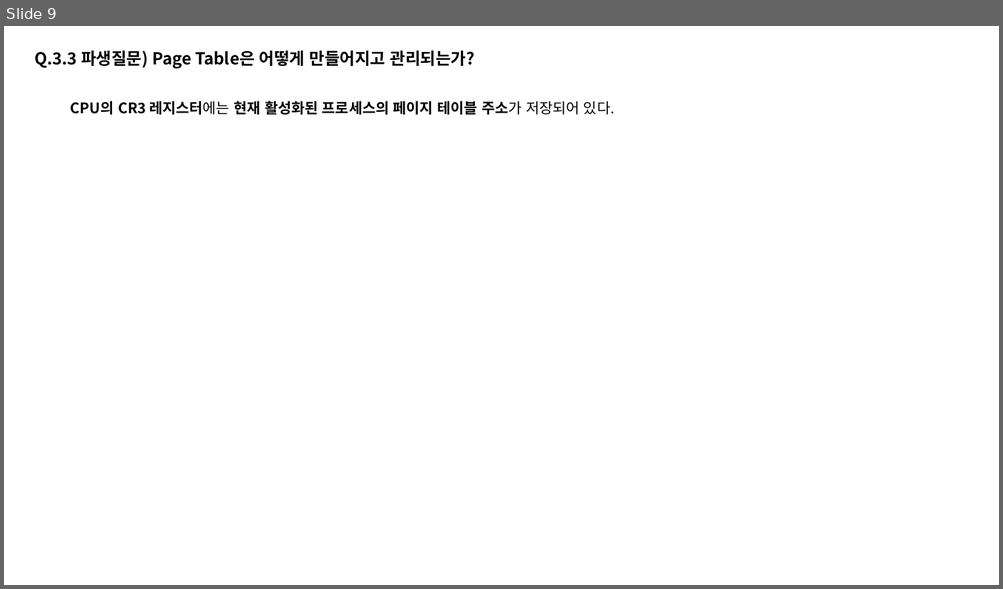
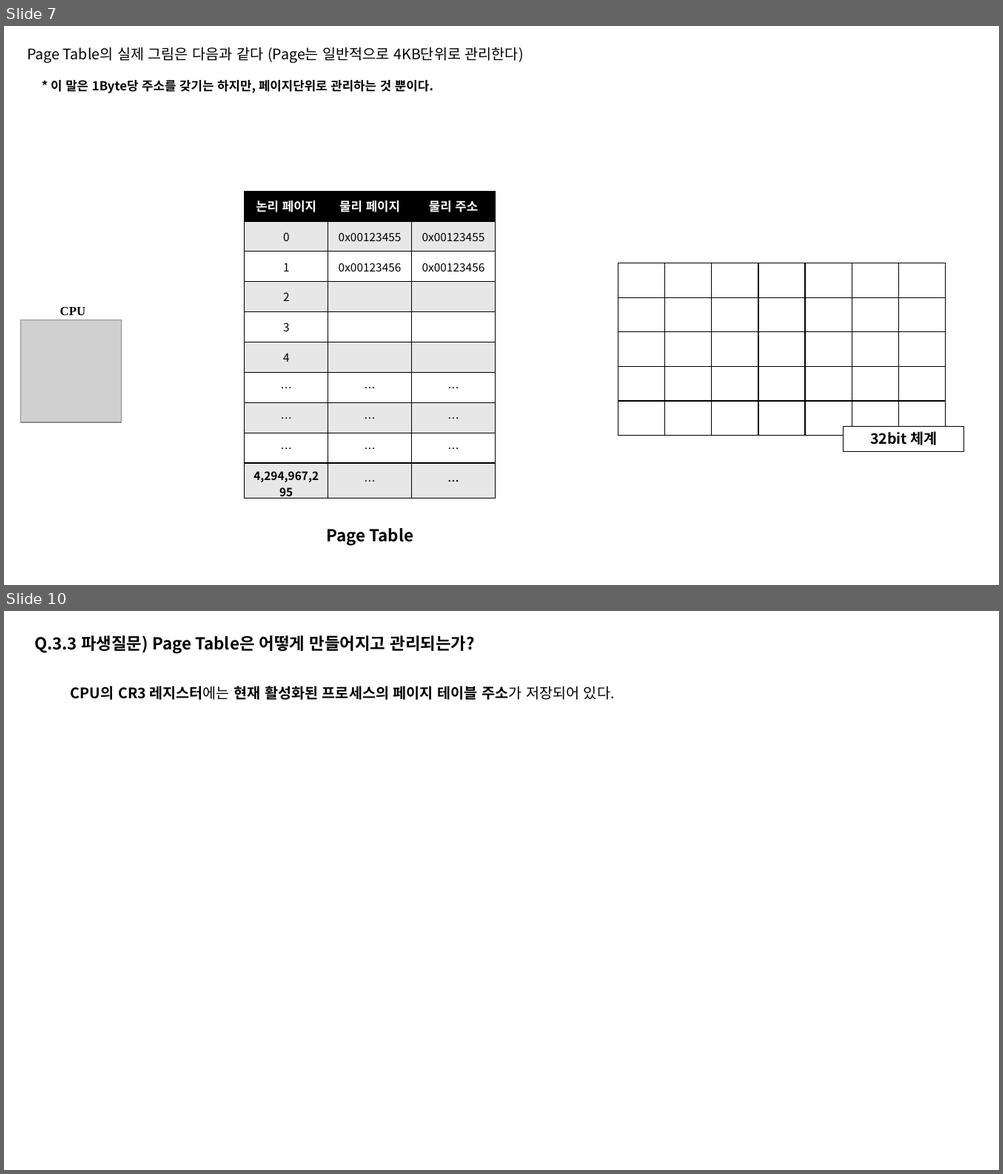
Before and after one commit to taehyuklee/C-CppStudy, a slide deck: CSwithC/CS-explanation.pptx. Shown one above the other, each under a label of ours: slide 9 before the commit, slides 7 and 10 after it; the slides between them are not shown. The pictures are 1003x589 and 1003x1174 pixels, drawn with LibreOffice and Linux fonts; fonts in the diff are those of the drawing; grey boxes stand for pictures. Boxes give left, top, right and bottom in pixels: in the first picture for what was removed or moved away, otherwise in the second. Text is boxed around its words. In the diff, an @@ line names an element or a change of style, - is before the commit and + after.

```diff
--- a/CSwithC/CS-explanation.pptx
+++ b/CSwithC/CS-explanation.pptx
@@ slide 7 added at [4, 26, 999, 585], background #FFFFFF @@
@@ text added at [27, 47, 523, 63], 14 pt, text #000000 @@
+Page Table의 실제 그림은 다음과 같다 (Page는 일반적으로 4KB단위로 관리한다)
@@ text added at [51, 80, 433, 93], 12 pt, text #000000, bold @@
+* 이 말은 1Byte당 주소를 갖기는 하지만, 페이지단위로 관리하는 것 뿐이다.
@@ table added at [244, 191, 495, 498], 10 rows, 3 columns @@
+논리 페이지 | 물리 페이지 | 물리 주소
+0 | 0x00123455 | 0x00123455
+1 | 0x00123456 | 0x00123456
+2 |  | 
+3 |  | 
+4 |  | 
+… | … | …
+… | … | …
+… | … | …
+4,294,967,295 | … | …
@@ table added at [618, 264, 947, 412], 5 rows, 7 columns @@
+ |  |  |  |  |  | 
+ |  |  |  |  |  | 
+ |  |  |  |  |  | 
+ |  |  |  |  |  | 
+ |  |  |  |  |  | 
@@ text added at [60, 307, 85, 315], 12 pt, text #000000, bold @@
+CPU
@@ picture added at [21, 320, 122, 422] @@
@@ rectangle added at [843, 426, 965, 452], fill #FFFFFF, outline #000000 0.75 pt, 14 pt, text #000000, bold @@
+32bit 체계
@@ text added at [326, 528, 413, 546], 16 pt, text #000000, bold @@
+Page Table
@@ what was slide 9 is now slide 10 @@
```
Also in this commit, not shown: 3 slides changed.
